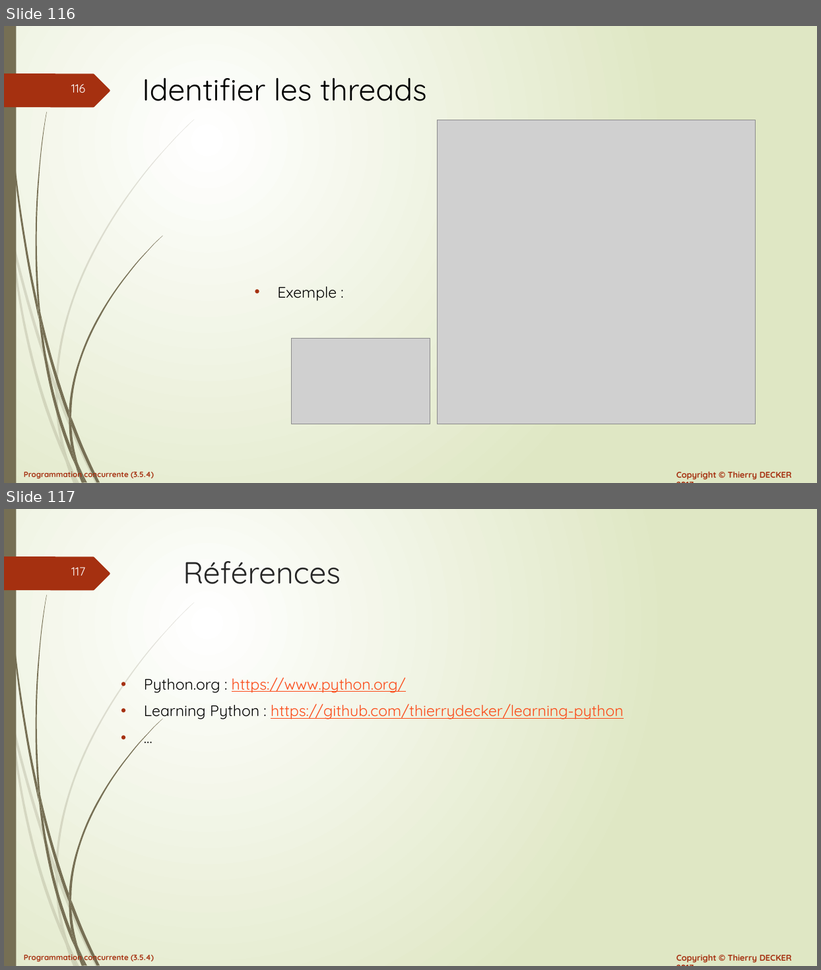
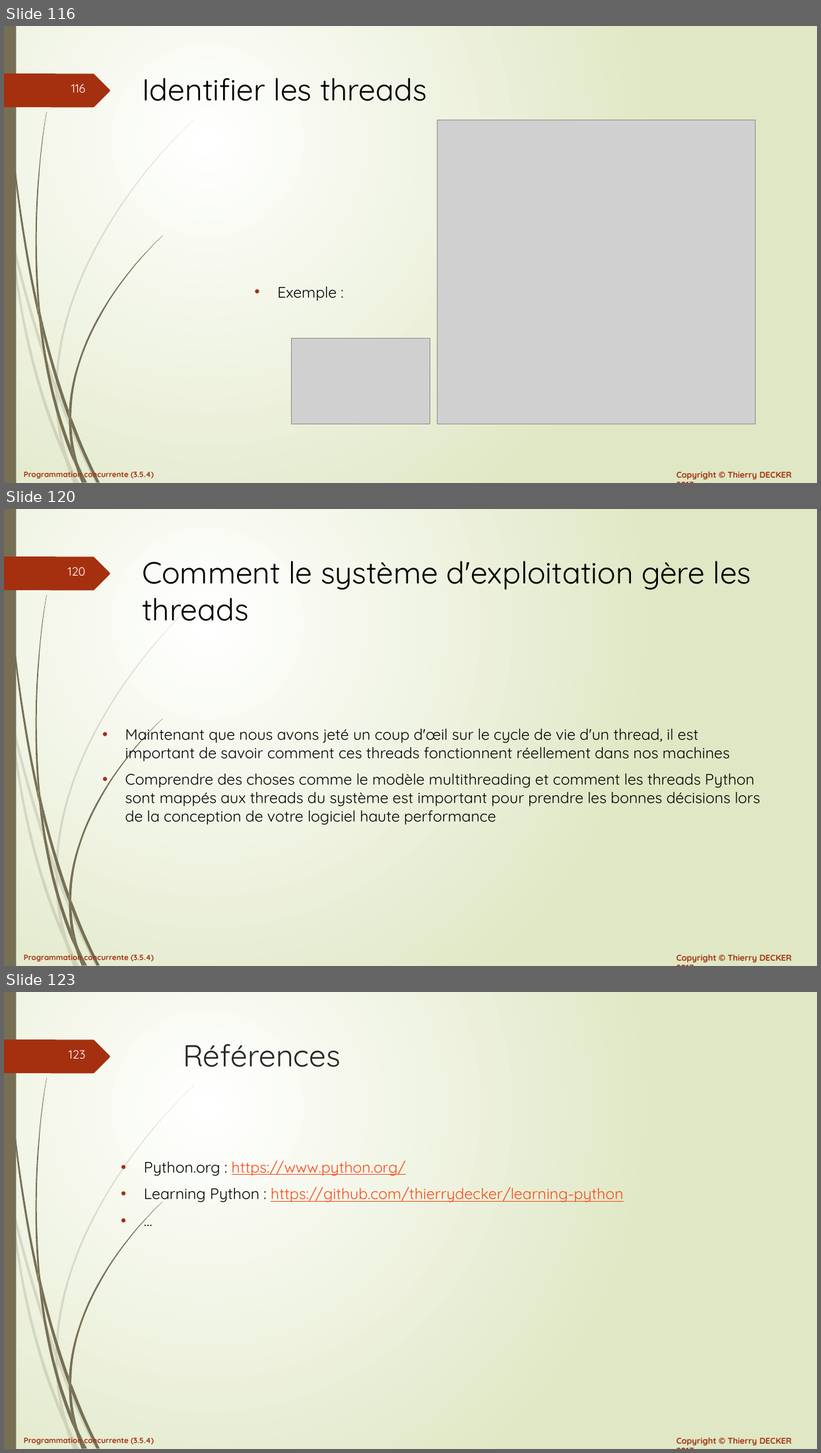
Before and after one commit to VikmanTheRacoon/learning-python, a slide deck: documentations/python-103.pptx. Shown one above the other, each under a label of ours: slides 116 and 117 before the commit, slides 116, 120 and 123 after it; the slides between them are not shown. The pictures are 821x970 and 821x1453 pixels, drawn with LibreOffice and Linux fonts; fonts in the diff are those of the drawing; grey boxes stand for pictures. Boxes give left, top, right and bottom in pixels: in the first picture for what was removed or moved away, otherwise in the second. Text is boxed around its words. In the diff, an @@ line names an element or a change of style, - is before the commit and + after.

```diff
--- a/documentations/python-103.pptx
+++ b/documentations/python-103.pptx
@@ slide 120 added at <box>4,509,817,966</box>, background gradient #FFFFFF to #DFE8C4; not listed: 27 template elements that a slide beside it also shows @@
@@ title added at <box>142,561,752,621</box>, 36 pt, text #000000 @@
+Comment le système d'exploitation gère les threads
@@ text added at <box>125,724,760,825</box>, 18 pt, text #000000 @@
+• Maintenant que nous avons jeté un coup d'œil sur le cycle de vie d'un thread, il est important de savoir comment ces threads fonctionnent réellement dans nos machines
+• Comprendre des choses comme le modèle multithreading et comment les threads Python sont mappés aux threads du système est important pour prendre les bonnes décisions lors de la conception de votre logiciel haute performance
@@ what was slide 117 is now slide 123 @@
@@ page number at <box>69,1050,86,1059</box>: text changed @@
-117
+123
```
Also in this commit, not shown: 5 other slides added, 1 other file.
